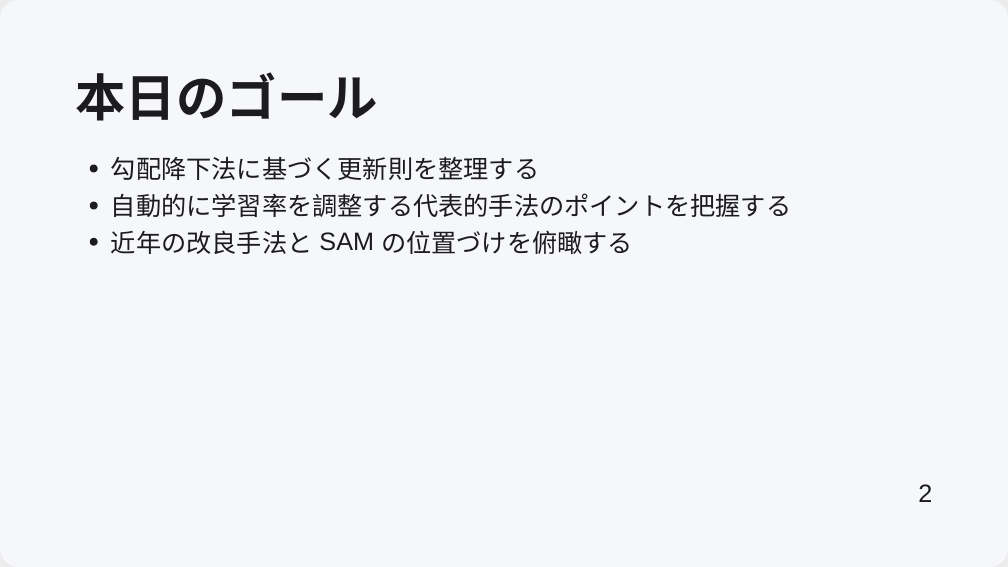
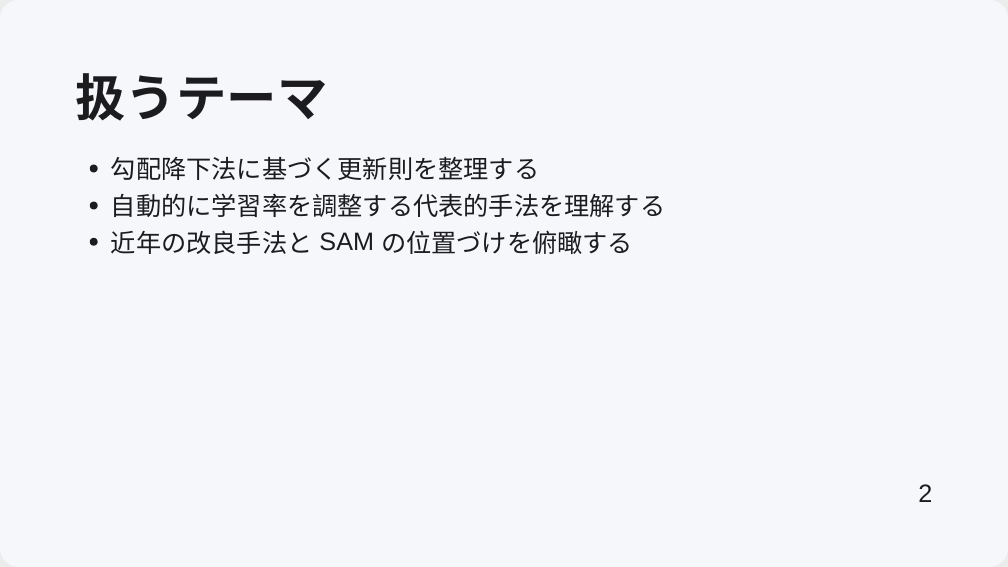
Before and after one commit to frinfo702/slides, a slide deck: slide 2 of nishikawa-lab/pptx/20251010_presentation.pptx. Drawn at 1008x567 pixels with LibreOffice and Linux fonts; fonts in the diff are those of the drawing; background and template pictures are left out. Boxes give left, top, right and bottom in pixels: in the first picture for what was removed or moved away, otherwise in the second. Text is boxed around its words. In the diff, an @@ line names an element or a change of style, - is before the commit and + after.

```diff
--- a/nishikawa-lab/pptx/20251010_presentation.pptx
+++ b/nishikawa-lab/pptx/20251010_presentation.pptx
@@ text removed at bbox=[76, 72, 378, 121] @@
-本⽇のゴール
@@ text added at bbox=[76, 73, 328, 121], 48 pt, text #1C1C1E, bold @@
+扱うテーマ
@@ text at bbox=[111, 193, 665, 217]: text changed @@
-⾃動的に学習率を調整する代表的⼿法のポイントを把握する
+⾃動的に学習率を調整する代表的⼿法を理解する
```
Also in this commit, not shown: 11 other slides changed, 4 slides added, 3 slides removed, 8 other files.
